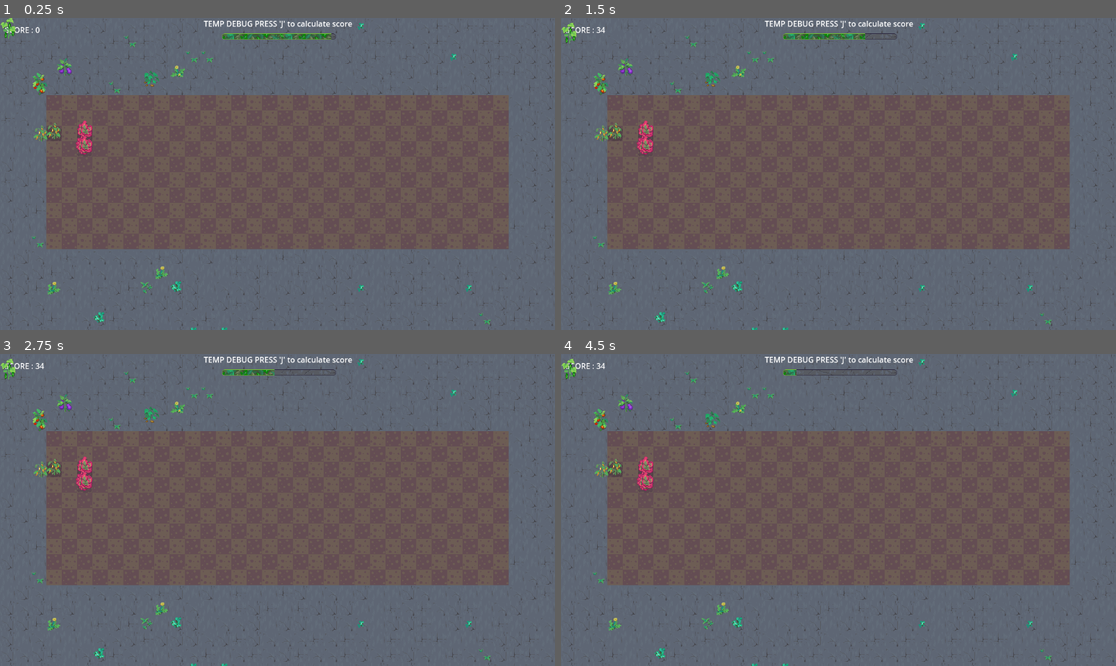
Above: before the commit, frames 1-4 (two rows, left to right).
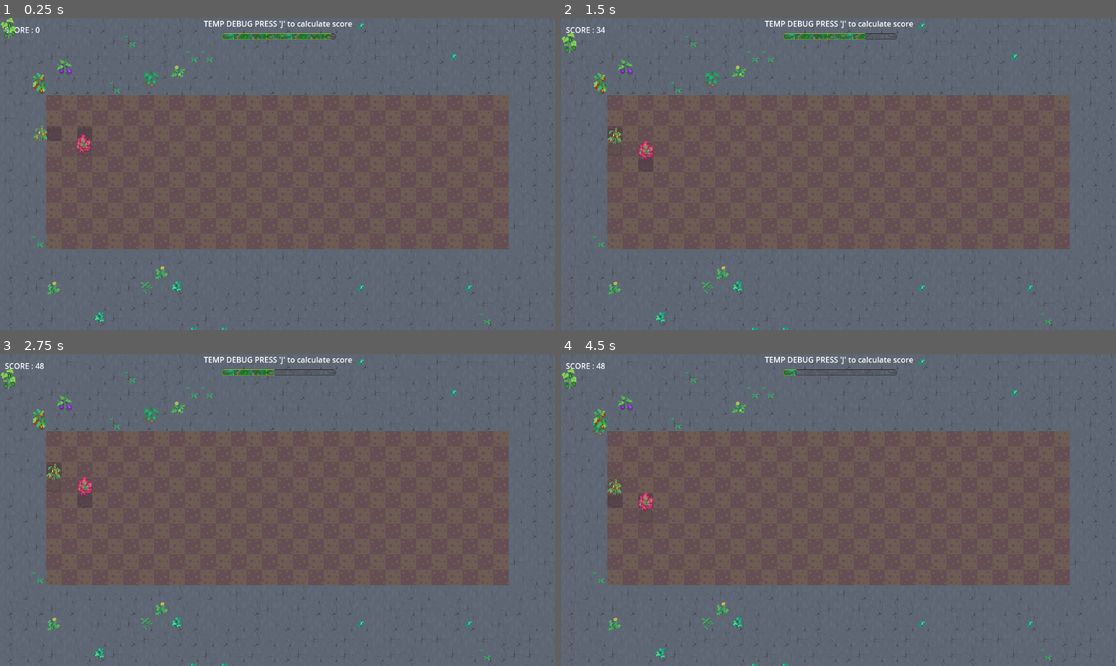
Above: after the commit, the same moments.

Repository: Ihmayor/Growup_GameJam_2025
Game: Godot game, scene res://main_garden.tscn
Same seed, same stepped clock (60 frames per second), same inputs: the game is played once before the commit and once after it.
Inputs (mouse positions are in pixels of both pictures, inside the frame that each line leads up to):
- Up to frame 1 (0.25 s): no input
- Up to frame 2 (1.5 s): tap J (test_calculate) at 0.5, 1.25 s; move the mouse to (566, 30) at 0.52 s; hold E (rotate_right) 0.53-1.28 s; hold Right mouse button (Shovel) 0.53-1.28 s; move the mouse to (566, 36) at 1.27 s; hold Q (rotate_left) from 1.28 s (still down); click (566, 36) at 1.35 s
- Up to frame 3 (2.75 s): tap J (test_calculate) at 2 s; move the mouse to (149, 416) at 2.02 s; release Q (rotate_left) at 2.03 s; hold E (rotate_right) from 2.03 s (still down); hold J (test_calculate) from 2.03 s (still down)
- Up to frame 4 (4.5 s): move the mouse to (710, 416) at 2.77 s; release J (test_calculate) at 2.78 s; right-click (710, 416) at 2.85 s; tap J (test_calculate) at 3.5, 4.25, 4.35 s; move the mouse to (599, 422) at 3.52 s; release E (rotate_right) at 3.53 s; press the mouse at (599, 422) at 3.53 s; hold Q (rotate_left) from 3.53 s (still down); move the mouse to (599, 422) at 4.27 s; release the mouse at (599, 422) at 4.28 s

The runs differ from the first frame. In frame 1, 0.3% of the frame differs, in the area x 8-17%, y 32-44%; in frame 2, 0.6%; in frame 3, 0.6%; in frame 4, 0.8%, in the area x 0-29%, y 1-51%.
Error before the commit: Invalid operands 'Vector2' and 'Nil' in operator '+'. (res://scripts/resources/Placement/Place.gd:63)

Commit message:
minor fixes

Diff:
--- a/grow_up_game_jam_2025/scenes/GardenUI.tscn
+++ b/grow_up_game_jam_2025/scenes/GardenUI.tscn
@@ -1,8 +1,8 @@
-[gd_scene load_steps=15 format=3 uid="uid://ctu1wcr7slwi8"]
+[gd_scene load_steps=14 format=3 uid="uid://bbv1r3rtxaboq"]
 
 [ext_resource type="Script" uid="uid://moxmumwfntxg" path="res://scenes/garden_grid.gd" id="1_rpbvd"]
 [ext_resource type="Theme" uid="uid://be0cfe1malgy4" path="res://scripts/resources/Theme/Main_Theme.tres" id="2_bwvbm"]
-[ext_resource type="Texture2D" uid="uid://dn30m6j3daakw" path="res://assets/Sprites/Ground.png" id="3_nw0t6"]
+[ext_resource type="Texture2D" uid="uid://dn30m6j3daakw" path="res://Assets/Sprites/Ground.png" id="3_nw0t6"]
 [ext_resource type="Resource" uid="uid://dq021g682x5hl" path="res://scripts/resources/plant_data/Tomato.tres" id="4_bwvbm"]
 [ext_resource type="Resource" uid="uid://bt73q2gq4s313" path="res://scripts/resources/plant_data/Eggplant.tres" id="6_uidg8"]
 [ext_resource type="Resource" uid="uid://o54fv0lu1jdf" path="res://scripts/resources/plant_data/Lettuce.tres" id="7_hbwtr"]
@@ -52,29 +52,23 @@
 
 [node name="Cucumber" parent="." instance=ExtResource("10_uidg8")]
 position = Vector2(16, 21)
-offset = null
 
 [node name="Potato" parent="." instance=ExtResource("10_uidg8")]
 position = Vector2(314, 121)
 plant_data = ExtResource("9_pum5k")
-offset = null
 
 [node name="Tomato" parent="." instance=ExtResource("10_uidg8")]
 position = Vector2(83, 135)
 plant_data = ExtResource("4_bwvbm")
-offset = null
 
 [node name="Eggplant" parent="." instance=ExtResource("10_uidg8")]
 position = Vector2(134, 98)
 plant_data = ExtResource("6_uidg8")
-offset = null
 
 [node name="Pepper" parent="." instance=ExtResource("10_uidg8")]
 position = Vector2(85, 235)
 plant_data = ExtResource("8_c63eo")
-offset = null
 
 [node name="Lettuce" parent="." instance=ExtResource("10_uidg8")]
 position = Vector2(173, 259)
 plant_data = ExtResource("7_hbwtr")
-offset = null
--- a/grow_up_game_jam_2025/scripts/resources/Placement/Place.gd
+++ b/grow_up_game_jam_2025/scripts/resources/Placement/Place.gd
@@ -60,6 +60,7 @@
 		var sizeVector = rect.extents
 
 		var newPos = get_viewport().get_mouse_position() - sizeVector/2
+
 		self.global_position = round (newPos / gridSize) * gridSize + offset
 	pass # Replace with function body.
 
--- a/grow_up_game_jam_2025/slot.tscn
+++ b/grow_up_game_jam_2025/slot.tscn
@@ -61,6 +61,7 @@
 texture = ExtResource("2_khion")
 
 [node name="PlantTexture" type="TextureRect" parent="."]
+visible = false
 z_index = 5
 z_as_relative = false
 layout_mode = 1
Not shown, changed: grow_up_game_jam_2025/assets/placeholder_grid.png.import
Not shown: 1 places in grow_up_game_jam_2025/slot.tscn that only renumber resources
